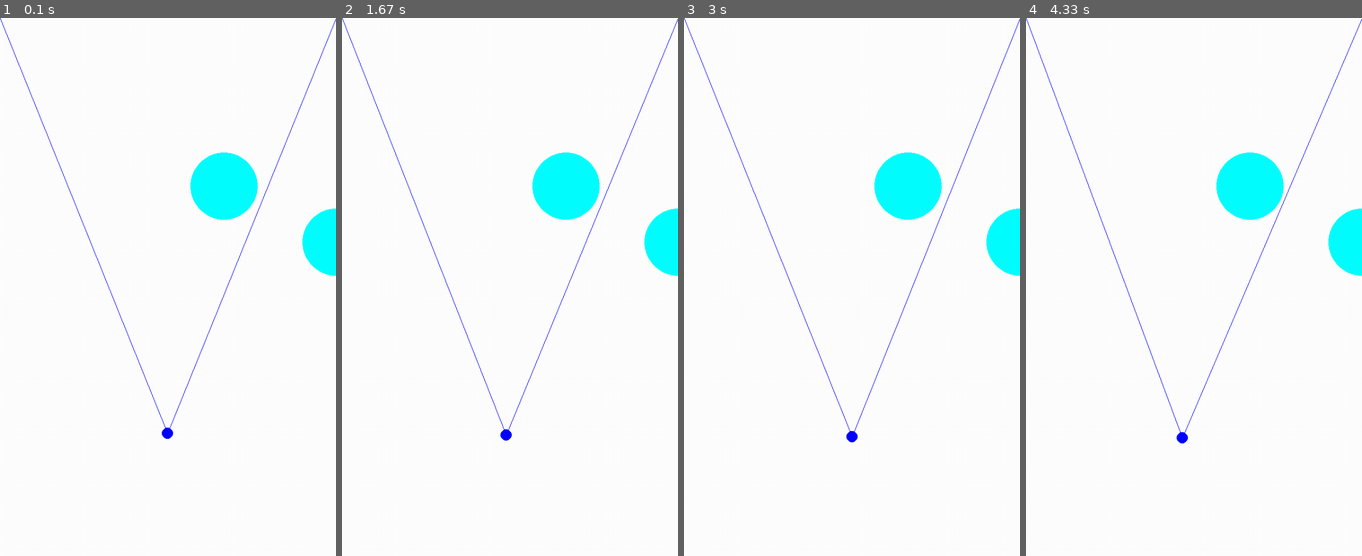
Above: before the commit, frames 1-4 (left to right).
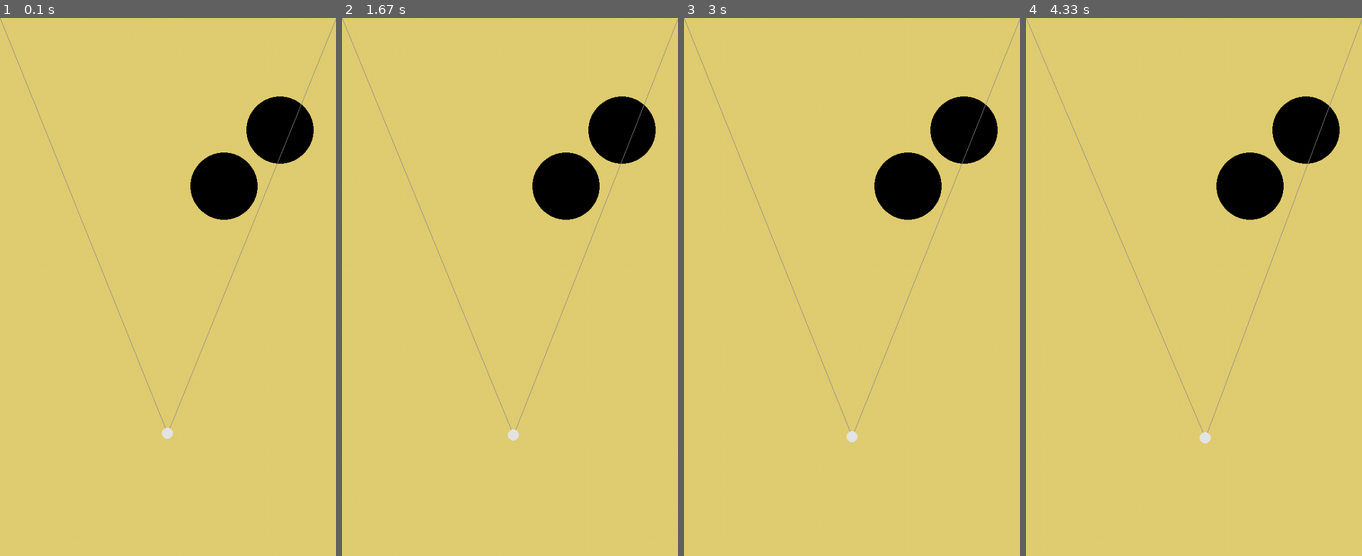
Above: after the commit, the same moments.

Repository: tomcunn/SwissCheese
Game: pygame game, started from Pygame/pygame_env.py
Two runs of this game, one before a commit and one after it. Both use one fixed random seed, a clock stepped at 60 frames per second and the inputs below.
Inputs:
- Up to frame 1 (0.1 s): no input
- Up to frame 2 (1.67 s): hold W 0.33-0.8 s; hold A 0.83-1.37 s; hold S from 1.4 s (still down)
- Up to frame 3 (3 s): release S at 1.7 s; hold A 1.73-2.13 s; hold W 2.17-2.53 s; hold Q 2.57-2.93 s; hold S 2.57-2.93 s; hold S from 2.97 s (still down)
- Up to frame 4 (4.33 s): release S at 3.33 s; hold A 3.37-3.83 s; hold W 3.87-4.17 s; hold A from 4.2 s (still down)

The runs differ from the first frame. In frame 1, 100% of the frame differs, in the area x 0-100%, y 0-100%; in frame 2, 100%; in frame 3, 100%; in frame 4, 100%.

Commit message:
Updated colors and added list for coordinates

Diff:
--- a/Pygame/pygame_env.py
+++ b/Pygame/pygame_env.py
@@ -1,14 +1,16 @@
 import pygame
 import math
+import numpy as np
 
 pygame.init()
 
 # Setting up color objects
 BLUE  = (0, 0, 255)
 RED   = (255, 0, 0)
-GREEN = (0, 255, 0)
+WOOD = (226, 206, 114)
 BLACK = (0, 0, 0)
-WHITE = (255, 255, 255)
+WHITE = (230, 230, 230)
+GREY = (140,140,140)
 
 # Creating a board that is 30" Wide by 48" tall.
 # Scale is # of pixels per inch
@@ -24,15 +26,15 @@
 L_b = 40
 L_c = 30
 
-# set the current position of the ball
-current_position_x = 15*scale
-current_position_y = 24*scale
-
+#Create a list of circles
+#(center x, center y, radius)
+circle_def_list = [(20,15,3),
+                   (25,10,3)]
 
 
 DISPLAYSURF = pygame.display.set_mode((width,height))
 pygame.display.set_caption("Jeu Gruyere")
-DISPLAYSURF.fill(WHITE)
+DISPLAYSURF.fill(WOOD)
 
 def ForwardKinematics(L_a,  L_b,  L_c):
     #Compute the angle of A
@@ -44,36 +46,70 @@
     y = math.sin(Angle_A)*L_b
     return x,y
 
+def DetectFall(x,y,circle_x,circle_y, circle_r):
+
+    #Figure out if the distance between the current point and the circle center is less than the radius
+    distX = x - circle_x;
+    distY = y - circle_y;
+    distance = math.sqrt( (distX*distX) + (distY*distY))
+
+    if(distance < circle_r):
+       Fall = True
+    else:
+       Fall = False
+    return Fall
+
+
 # Beginning Game Loop
 while True:
     #Compute the position of the ball based on the line lengths
     current_position_x,current_position_y = ForwardKinematics(L_a,L_b,L_c)
-    DISPLAYSURF.fill(WHITE)
+    DISPLAYSURF.fill(WOOD)
 
+    #Use the keyboard to change the line lengths
     for event in pygame.event.get():
         if event.type == pygame.QUIT:
             pygame.quit()
             sys.exit()
         if event.type == pygame.KEYDOWN:
             if event.key == pygame.K_q:
+               L_b -= 0.25
+            if event.key == pygame.K_w:
                L_a -= 0.25
-            if event.key == pygame.K_w:
-               L_b -= 0.25
             if event.key == pygame.K_a:
+               L_b += 0.25
+            if event.key == pygame.K_s:
                L_a += 0.25
-            if event.key == pygame.K_s:
-               L_b += 0.25
 
+    #Scale from inches to pixels for drawing
     current_position = ((scale * current_position_x, scale * current_position_y))
 
-    print(L_a,L_b,current_position_x,current_position_y)
+    #Debugging
+    #print(L_a,L_b,current_position_x,current_position_y)
 
-    pygame.draw.circle(DISPLAYSURF, (0, 255, 255), (20*scale,15*scale), 3*scale)
-    pygame.draw.circle(DISPLAYSURF, (0, 255, 255), (30*scale,20*scale), 3*scale)
-    # Draw a solid blue circle in the center
-    pygame.draw.circle(DISPLAYSURF, (0, 0, 255), current_position, 10)
-    pygame.draw.line(DISPLAYSURF, (0, 0, 255), (0,0),current_position,1)
-    pygame.draw.line(DISPLAYSURF, (0, 0, 255), (width,0),current_position, 1)
+    print(len(circle_def_list))
+
+    #Draw the failure areas
+    for a in range(0,len(circle_def_list)):
+
+        #Extract the position and radius of circles from the list
+        x,y,r = circle_def_list[a]
+
+        #Determine the failure criteria
+        Failure = DetectFall(x,y,current_position_x,current_position_y,r)
+
+        #Draw and color the circles
+        if(Failure == True):
+          color = RED
+        else:
+          color = BLACK
+        pygame.draw.circle(DISPLAYSURF, color, (x*scale,y*scale), r*scale)
+
+    # Draw a the ball and lines
+    pygame.draw.line(DISPLAYSURF, GREY, (0,0),current_position,1)
+    pygame.draw.line(DISPLAYSURF, GREY, (width,0),current_position, 1)
+    pygame.draw.circle(DISPLAYSURF, WHITE, current_position, 10)
+
 
     # Flip the display
     pygame.display.flip()
